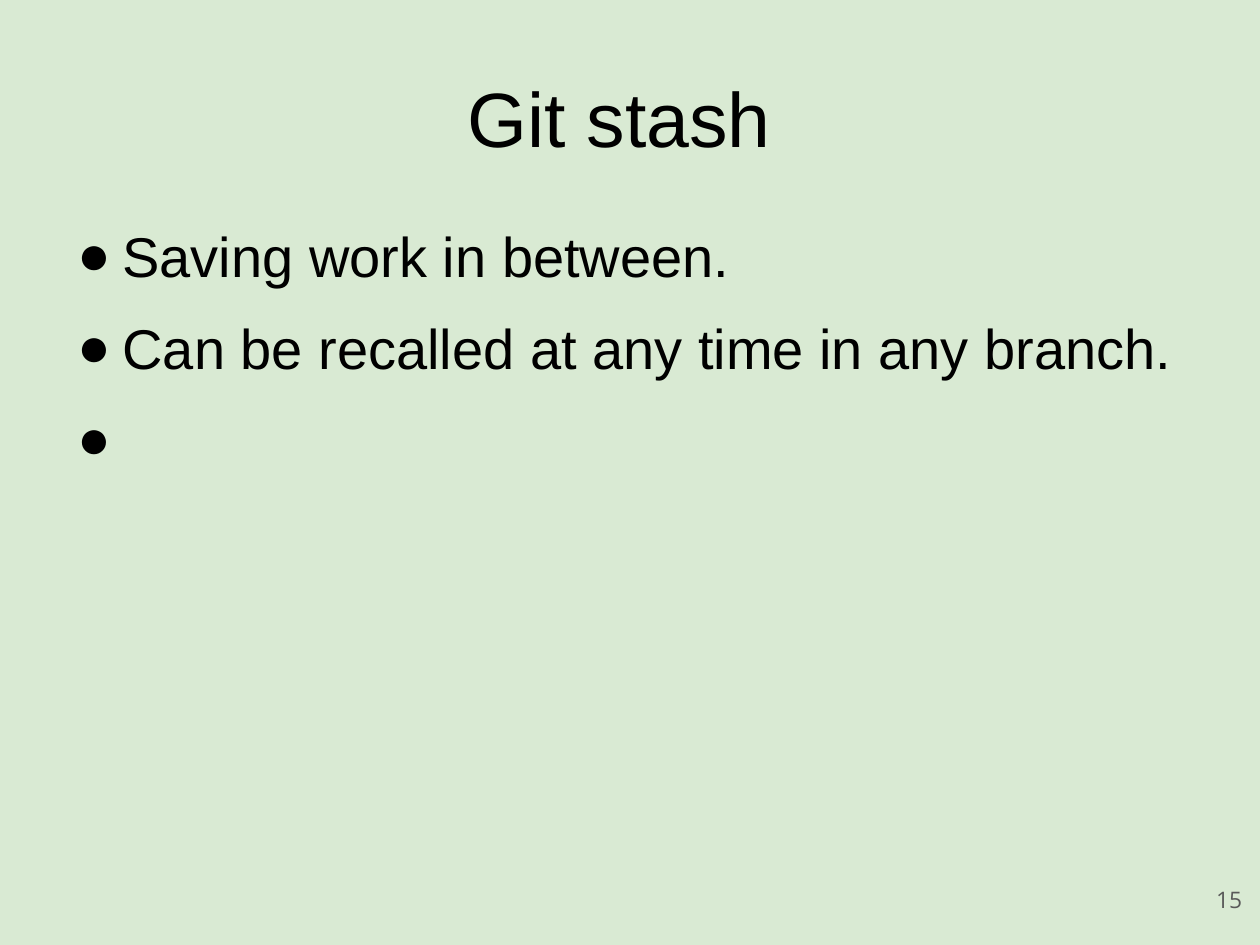
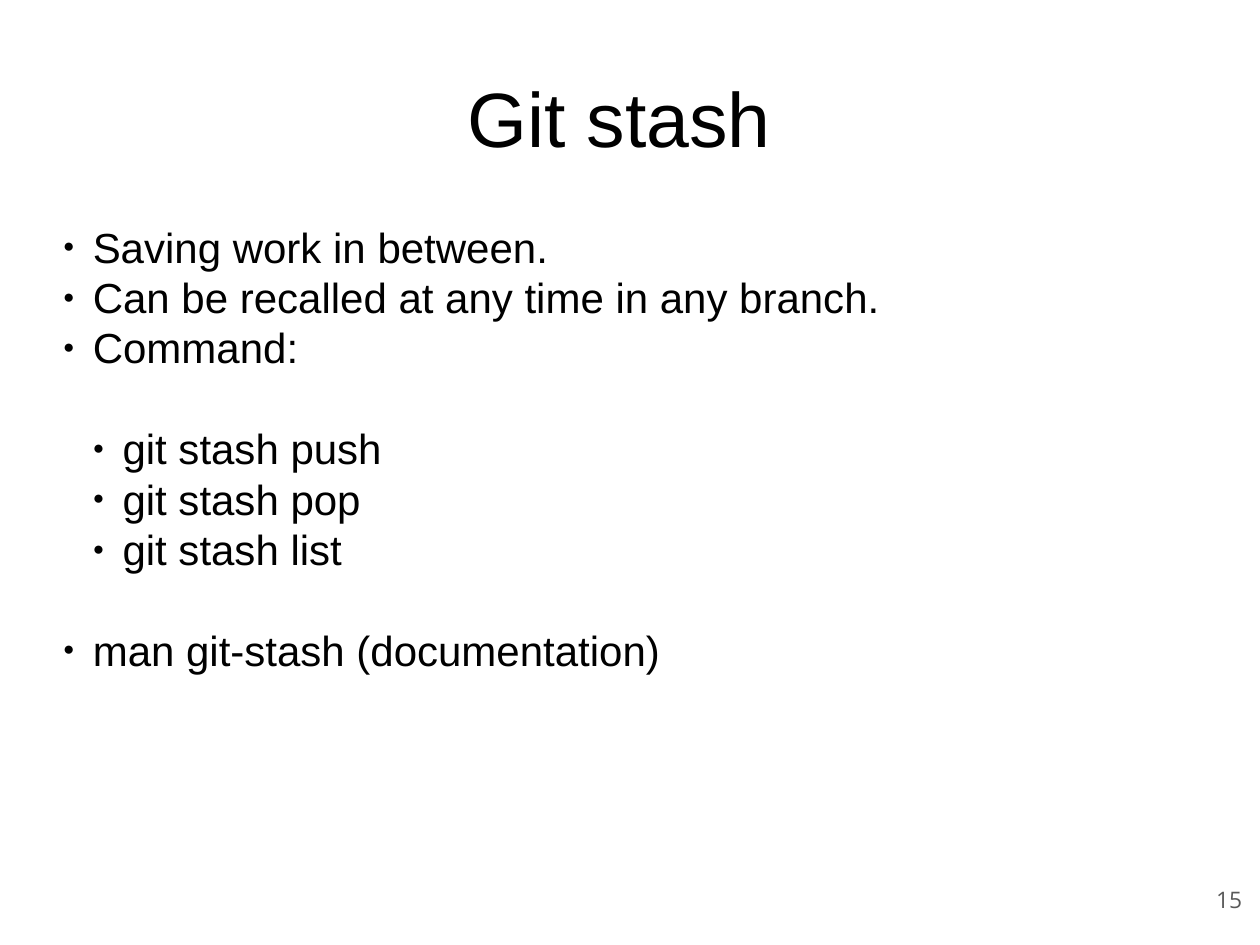
Before and after one commit to rickvek/Workshop-GIT, a slide deck: slide 15 of Git-Workshop.odp. Drawn at 1260x945 pixels with LibreOffice and Linux fonts; fonts in the diff are those of the drawing. Boxes give left, top, right and bottom in pixels: in the first picture for what was removed or moved away, otherwise in the second. Text is boxed around its words. In the diff, an @@ line names an element or a change of style, - is before the commit and + after.

```diff
--- a/Git-Workshop.odp
+++ b/Git-Workshop.odp
@@ background #D9EAD3 to #FFFFFF @@
@@ text at box(93, 232, 879, 321): size 32 to 24 pt in "Saving work in between.", "Can be recalled at any time in ..."; indent changed; less space between paragraphs @@
@@ text at box(93, 332, 659, 674): paragraphs added @@
+● Command:
+  ● git stash push
+  ● git stash pop
+  ● git stash list
+● man git-stash (documentation)
```
Also in this commit, not shown: 35 other slides changed, 1 slide added, 2 other files.
